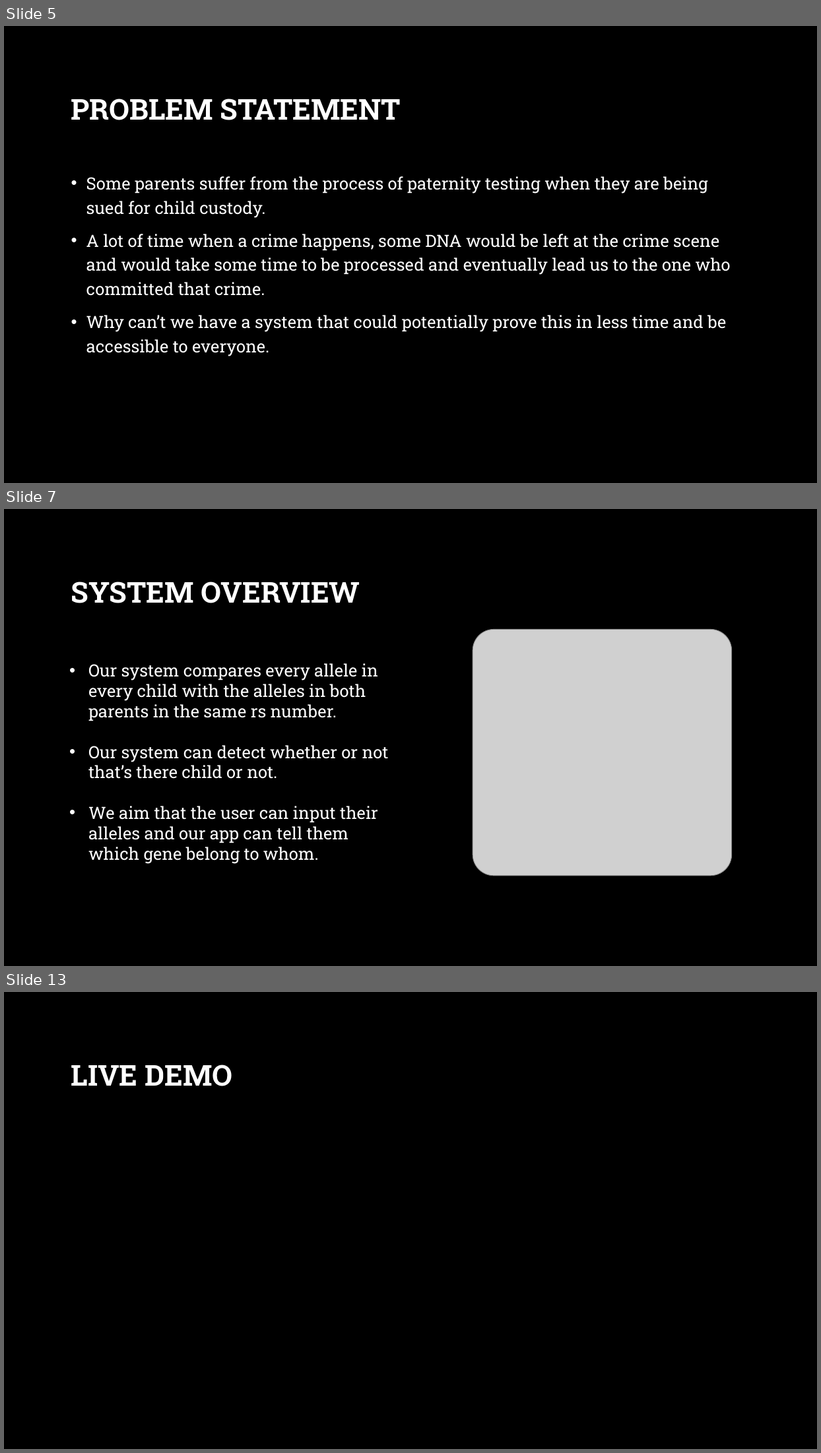
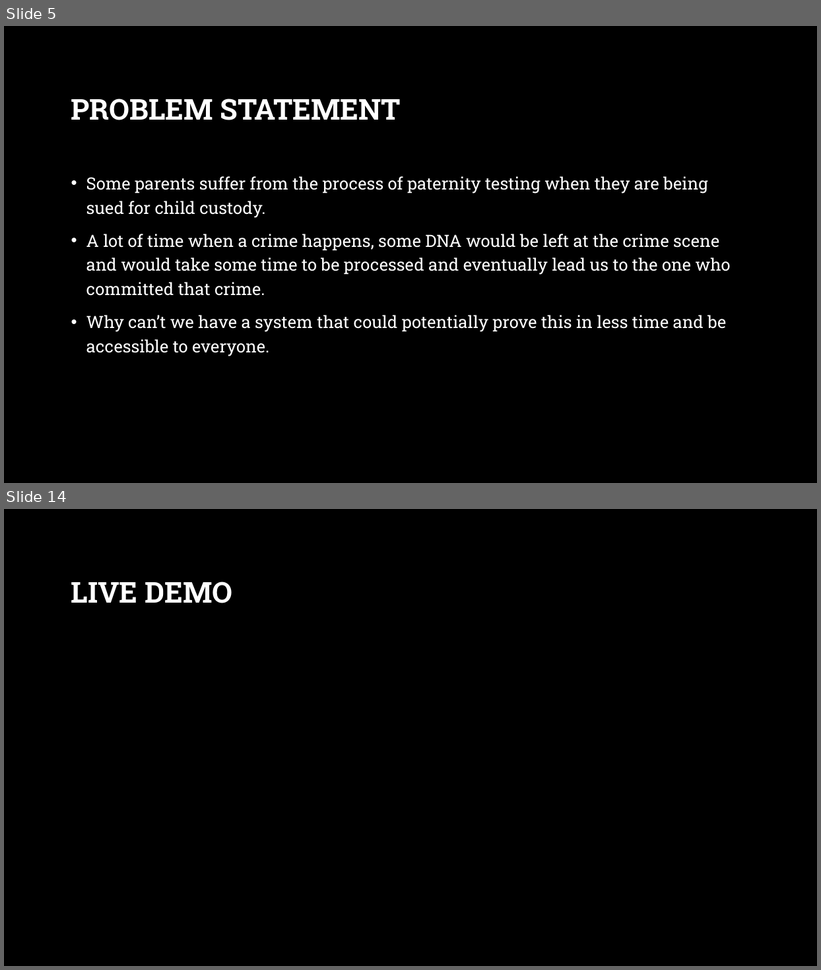
Before and after one commit to YoussifAssem/Genatac, a slide deck: E-Genetics/presentations/Genetics.pptx. Shown one above the other, each under a label of ours: slides 5, 7 and 13 before the commit, slides 5 and 14 after it; the slides between them are not shown. The pictures are 821x1453 and 821x970 pixels, drawn with LibreOffice and Linux fonts; fonts in the diff are those of the drawing; grey boxes stand for pictures; background and template pictures are left out. Boxes give left, top, right and bottom in pixels: in the first picture for what was removed or moved away, otherwise in the second. Text is boxed around its words. In the diff, an @@ line names an element or a change of style, - is before the commit and + after.

```diff
--- a/E-Genetics/presentations/Genetics.pptx
+++ b/E-Genetics/presentations/Genetics.pptx
@@ slide 7 removed at <box>4,509,817,966</box>, background picture (left out) @@
@@ title removed at <box>71,582,360,603</box> @@
-SYSTEM OVERVIEW
@@ picture removed at <box>473,629,733,875</box> @@
@@ text removed at <box>88,663,389,864</box> @@
-• Our system compares every allele in every child with the alleles in both parents in the same rs number.
-• Our system can detect whether or not that’s there child or not.
-• We aim that the user can input their alleles and our app can tell them which gene belong to whom.
@@ what was slide 13 is now slide 14 @@
```
Also in this commit, not shown: 9 slides changed, 2 slides added.
